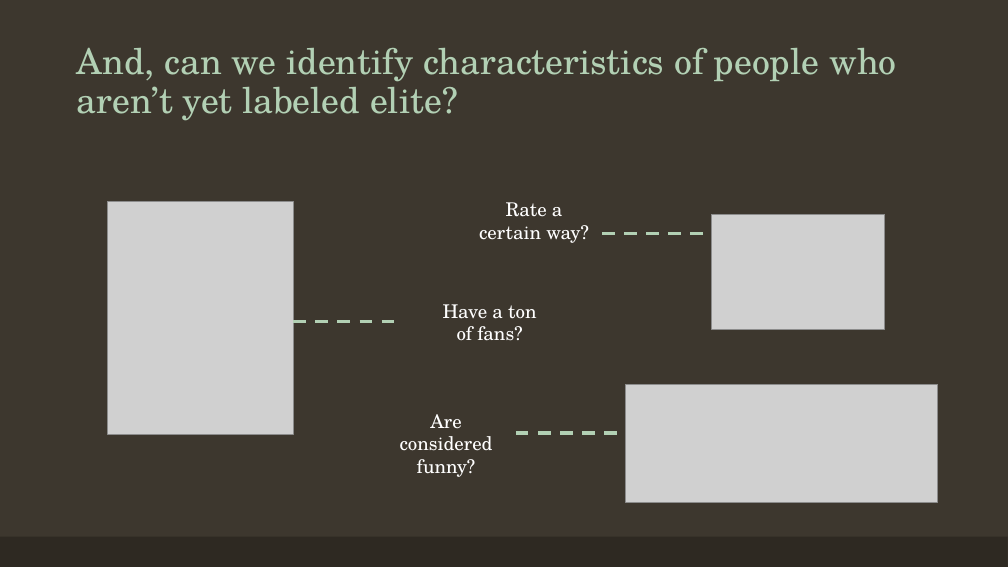
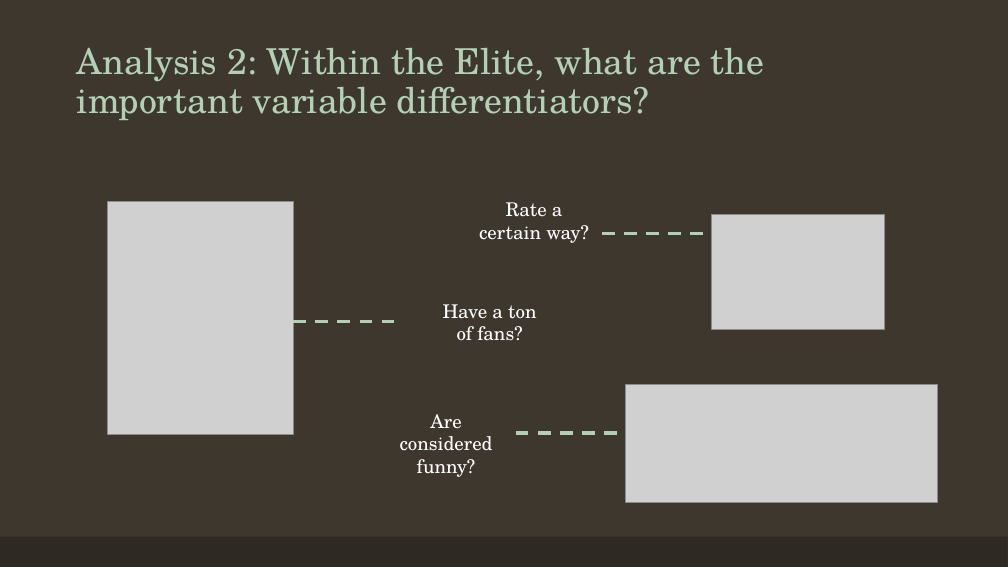
Before and after one commit to melissaaccorso/yelpelite, a slide deck: slide 4 of The Yelp Elite_Presentation.pptx. Drawn at 1008x567 pixels with LibreOffice and Linux fonts; fonts in the diff are those of the drawing; grey boxes stand for pictures. Boxes give left, top, right and bottom in pixels: in the first picture for what was removed or moved away, otherwise in the second. Text is boxed around its words. In the diff, an @@ line names an element or a change of style, - is before the commit and + after.

```diff
--- a/The Yelp Elite_Presentation.pptx
+++ b/The Yelp Elite_Presentation.pptx
@@ title at (77, 48, 764, 120): text changed @@
-And, can we identify characteristics of people who aren’t yet labeled elite?
+Analysis 2: Within the Elite, what are the important variable differentiators?
```
Also in this commit, not shown: 3 other slides changed, 4 slides added, 1 slide removed, 26 other files.
